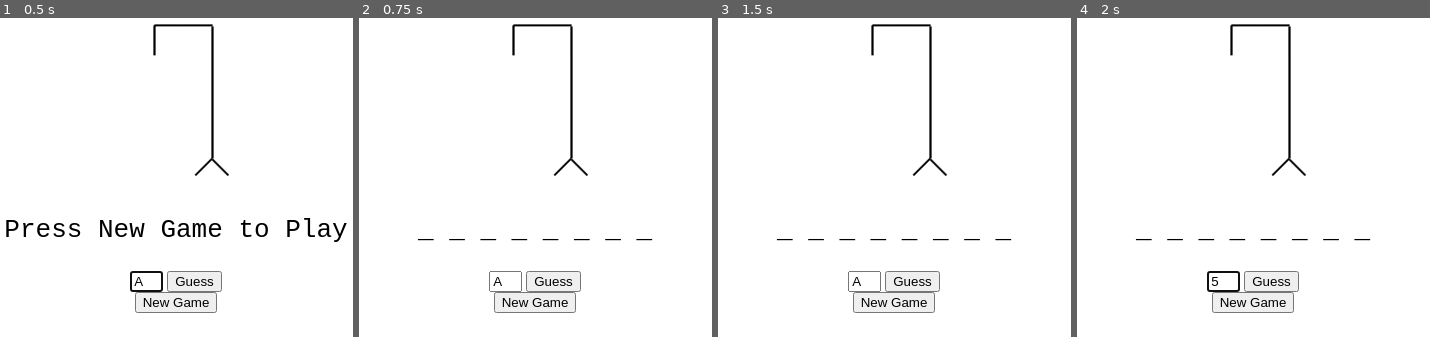
Above: before the commit, frames 1-4 (left to right).
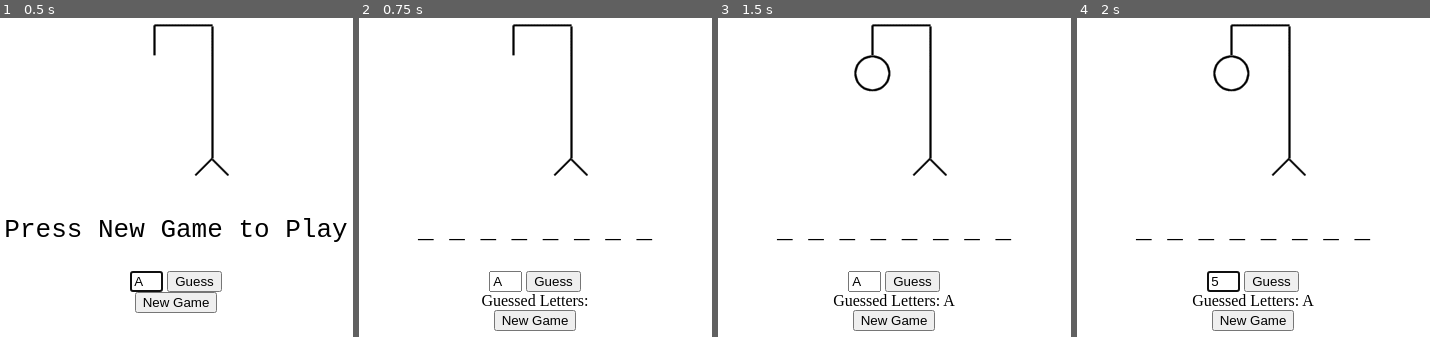
Above: after the commit, the same moments.

Repository: amritakaur79/Hangman
Game: browser game, page hangman.html
Same seed, same stepped clock (60 frames per second), same inputs: the game is played once before the commit and once after it.
Inputs (mouse positions are in pixels of both pictures, inside the frame that each line leads up to):
- Up to frame 1 (0.5 s): click (148, 282) at 0.27 s; type "Alex" at 0.27 s
- Up to frame 2 (0.75 s): click "New Game" at 0.52 s
- Up to frame 3 (1.5 s): click "Guess" at 1.27 s
- Up to frame 4 (2 s): click (1225, 282) at 1.87 s; type "5" at 1.87 s; tap Enter at 1.9 s

Frame 1 is identical in both runs. In frame 2, 1.1% of the frame differs, in the area x 34-65%, y 85-99%; in frame 3, 1.5%, in the area x 32-68%, y 11-99%; in frame 4, 1.5%.
Error before the commit: TypeError: Cannot set properties of null (setting 'textContent')

Commit message:
done

Diff:
--- a/hangman.html
+++ b/hangman.html
@@ -9,13 +9,14 @@
 
 <body>
     <div>
-        <img src="images/hangman6.gif" alt="Hangman Image">
+        <img id="hangmanpic" src="images/hangman6.gif" alt="Hangman Image">
     </div>
     <div id="clue"> Press New Game to Play</div>
     <div>
         <input type="text" id="guess" maxlength="1" size="1">
-        <button>Guess</button>
+        <button onclick="guess()">Guess</button>
     </div>
+    <div id="guesses"></div>
     <div id="newgamearea"> <button onclick="newGame()"> New Game</button> </div>
 </body>
 
--- a/hangman.js
+++ b/hangman.js
@@ -4,6 +4,8 @@
     "anachronistic", "anathema", "antithesis", "apocryphal", "approbation"];
 let guesses = "";
 let word = "";
+let MAX_GUESSES = 6;
+let guessCount = MAX_GUESSES;
 function newGame() {
     guesses = "";
     let randomIndex = parseInt(Math.random() * POSSIBLE_WORDS.length);
@@ -14,6 +16,9 @@
 function guess() {
     let input = document.getElementById("guess");
     let letter = input.value;
+    if (word.indexOf(letter) < 0) {
+        guessCount--;
+    }
     guesses += letter;
     updateScreen();
 }
@@ -31,5 +36,9 @@
 
     clue.textContent = clueString;
     let guessArea = document.getElementById("guesses");
-    guessArea.textContent = "Guess Letters: " + guesses;
+    guessArea.textContent = "Guessed Letters: " + guesses;
+
+    let image = document.getElementById("hangmanpic");
+    image.src = `images/hangman${guessCount}.gif`;
+
 }
